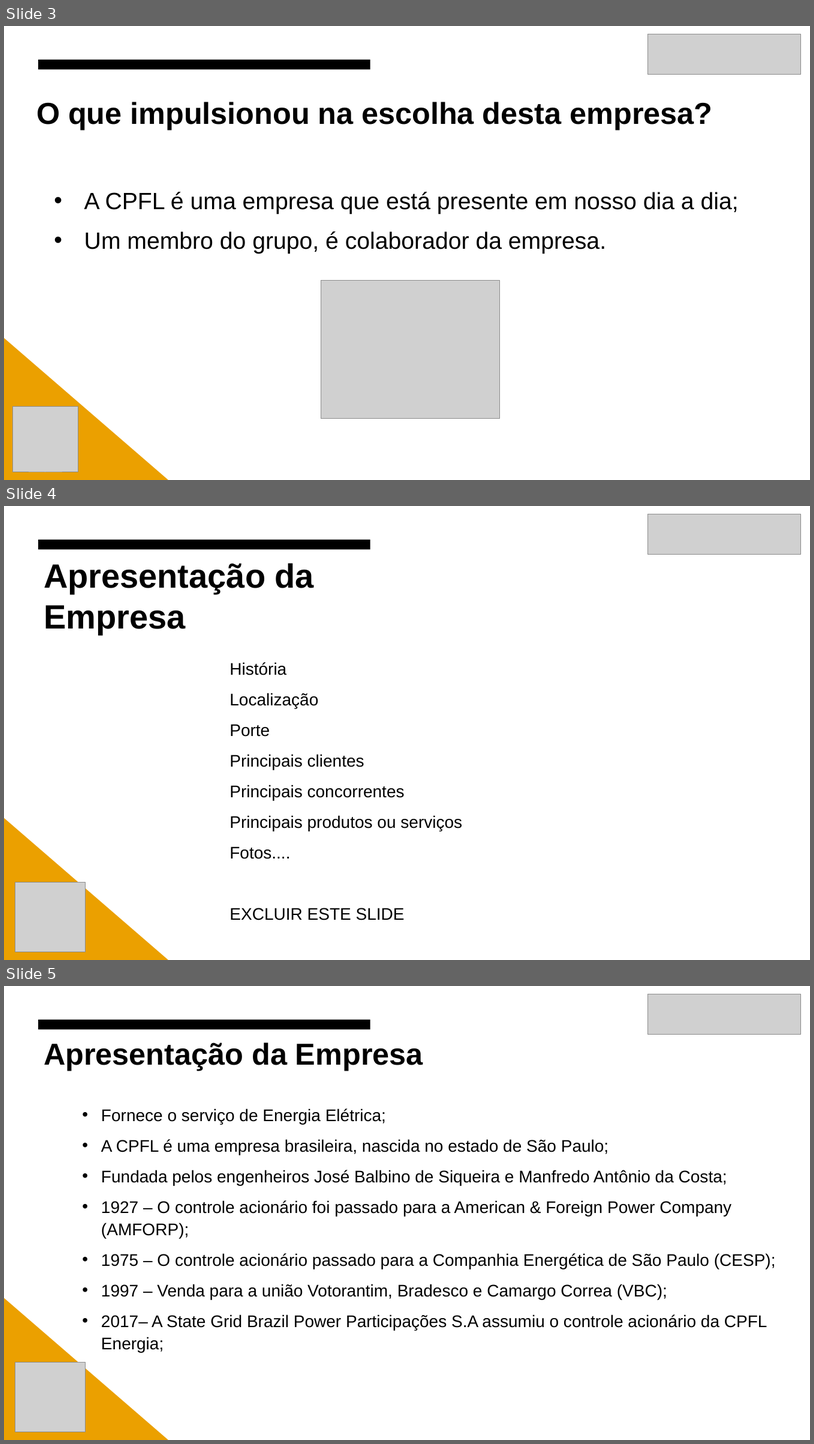
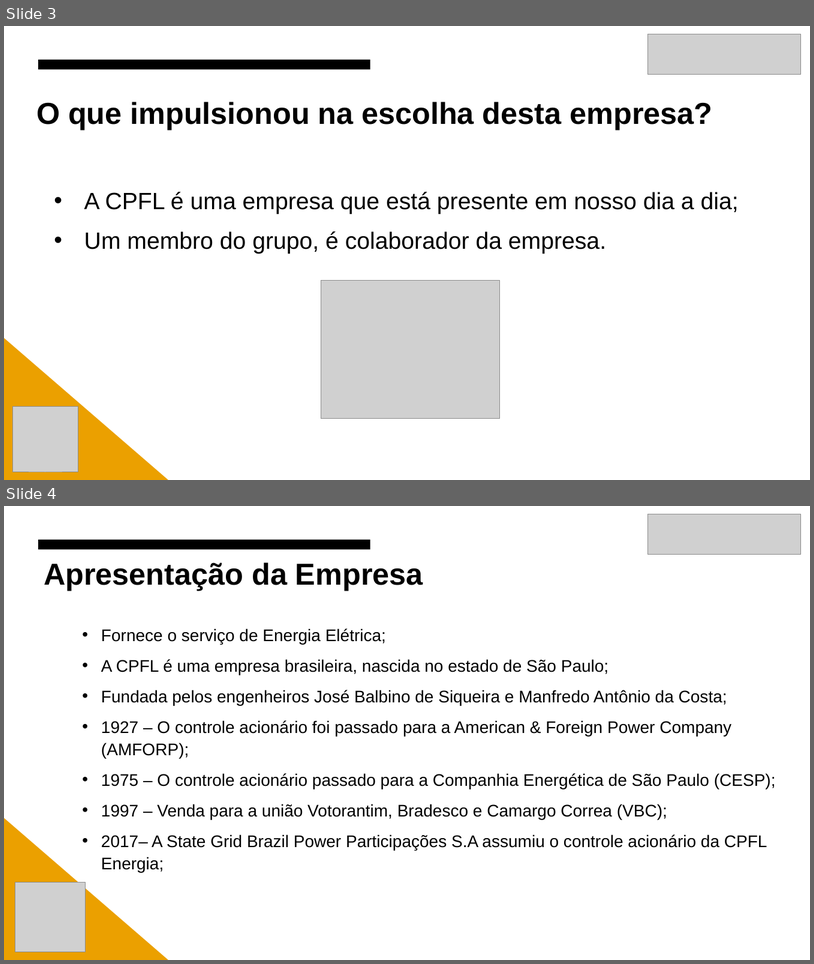
Before and after one commit to Gabriel-Esquilo-Medeiros/Projeto_Integrador_CPFL, a slide deck: Template Final - Apresentacao - Conhecendo o Negócio.pptx. Shown one above the other, each under a label of ours: slides 3, 4 and 5 before the commit, slides 3 and 4 after it. The pictures are 814x1444 and 814x964 pixels, drawn with LibreOffice and Linux fonts; fonts in the diff are those of the drawing; grey boxes stand for pictures. Boxes give left, top, right and bottom in pixels: in the first picture for what was removed or moved away, otherwise in the second. Text is boxed around its words. In the diff, an @@ line names an element or a change of style, - is before the commit and + after.

```diff
--- a/Template Final - Apresentacao - Conhecendo o Negócio.pptx
+++ b/Template Final - Apresentacao - Conhecendo o Negócio.pptx
@@ slide 4 removed at [4, 506, 810, 960], background #FFFFFF; not listed: 1 template element that a slide beside it also shows @@
@@ picture removed at [648, 514, 801, 555] @@
@@ title removed at [44, 563, 314, 634] @@
-Apresentação da Empresa
@@ text removed at [230, 662, 462, 920] @@
-História
-Localização
-Porte
-Principais clientes
-Principais concorrentes
-Principais produtos ou serviços
-Fotos....
-EXCLUIR ESTE SLIDE
@@ right triangle removed at [4, 816, 168, 960] @@
@@ picture removed at [15, 882, 86, 952] @@
@@ what was slide 5 is now slide 4 @@
```
Also in this commit, not shown: 7 slides changed, 4 slides added, 6 other slides removed.
